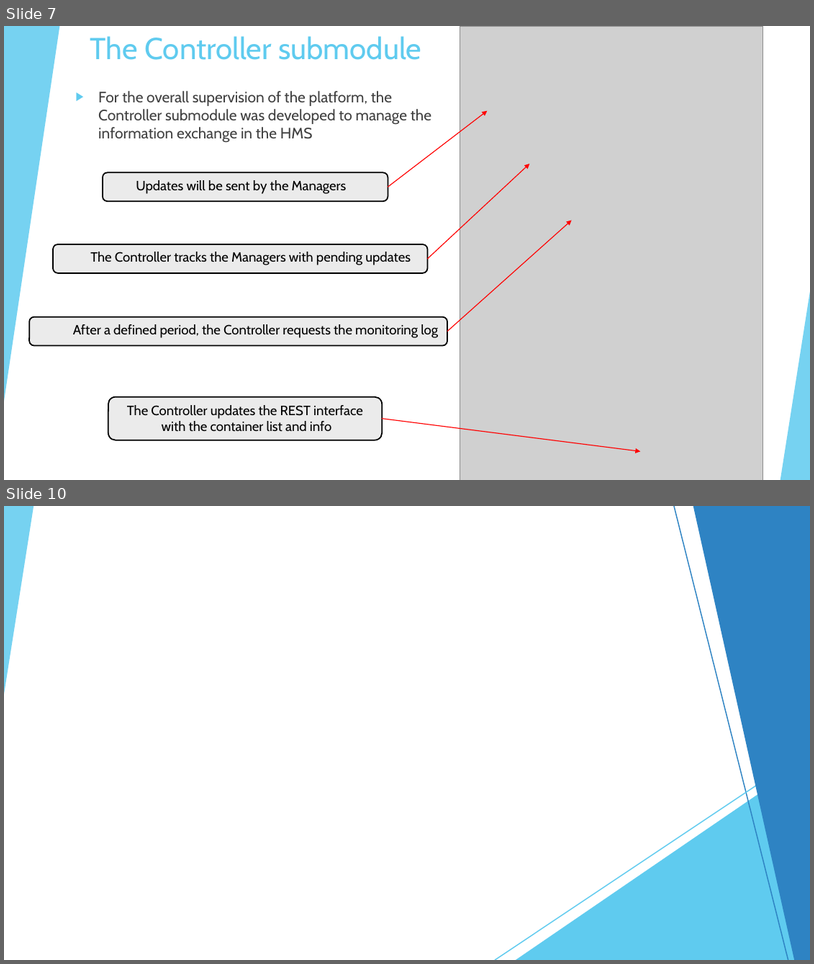
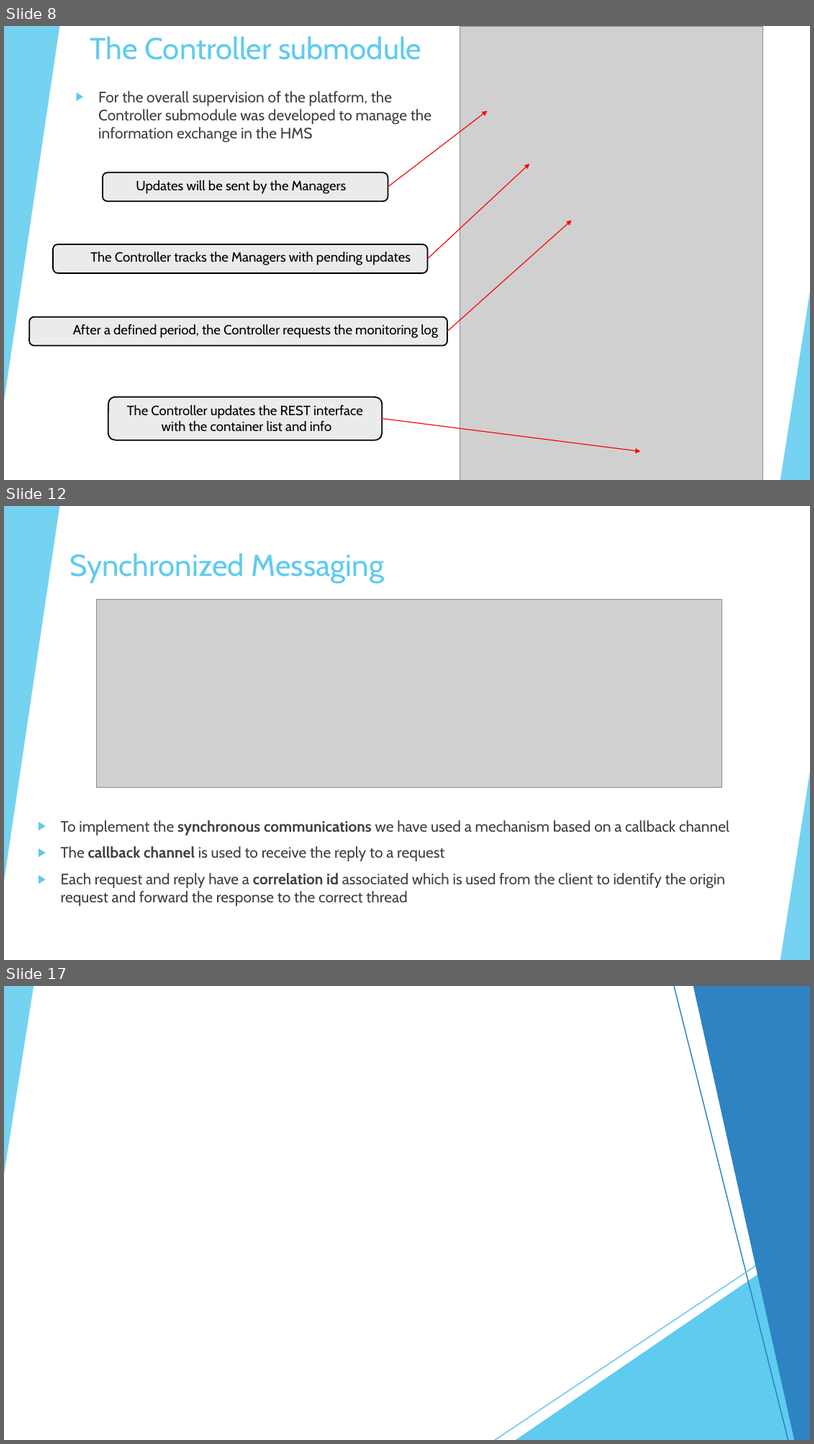
Before and after one commit to BarsantiNicola/DockerHealthMonitoring, a slide deck: Documentation/Cloud-Computing-Proj-Presentation.pptx. Shown one above the other, each under a label of ours: slides 7 and 10 before the commit, slides 8, 12 and 17 after it; the slides between them are not shown. The pictures are 814x964 and 814x1444 pixels, drawn with LibreOffice and Linux fonts; fonts in the diff are those of the drawing; grey boxes stand for pictures. Boxes give left, top, right and bottom in pixels: in the first picture for what was removed or moved away, otherwise in the second. Text is boxed around its words. In the diff, an @@ line names an element or a change of style, - is before the commit and + after.

```diff
--- a/Documentation/Cloud-Computing-Proj-Presentation.pptx
+++ b/Documentation/Cloud-Computing-Proj-Presentation.pptx
@@ slide 12 added at bbox=[4, 506, 810, 960], background #FFFFFF; not listed: 10 template elements that a slide beside it also shows @@
@@ rectangle added at bbox=[4, 506, 810, 960], fill #FFFFFF @@
@@ triangle added at bbox=[4, 506, 59, 881], fill #5FCBEF at 85% opacity @@
@@ title added at bbox=[70, 553, 384, 583], 36 pt, text #5FCBEF @@
+Synchronized Messaging
@@ picture added at bbox=[96, 599, 722, 788] @@
@@ triangle added at bbox=[781, 772, 810, 960], fill #5FCBEF at 85% opacity @@
@@ text added at bbox=[61, 820, 730, 906], 18 pt, text #404040 @@
+▶ To implement the synchronous communications we have used a mechanism based on a callback channel
+▶ The callback channel is used to receive the reply to a request
+▶ Each request and reply have a correlation id associated which is used from the client to identify the origin request and forward the response to the correct thread
@@ what was slide 7 is now slide 8 @@
@@ what was slide 10 is now slide 17 @@
```
Also in this commit, not shown: 2 slides changed, 7 other slides added, 2 slides removed.
